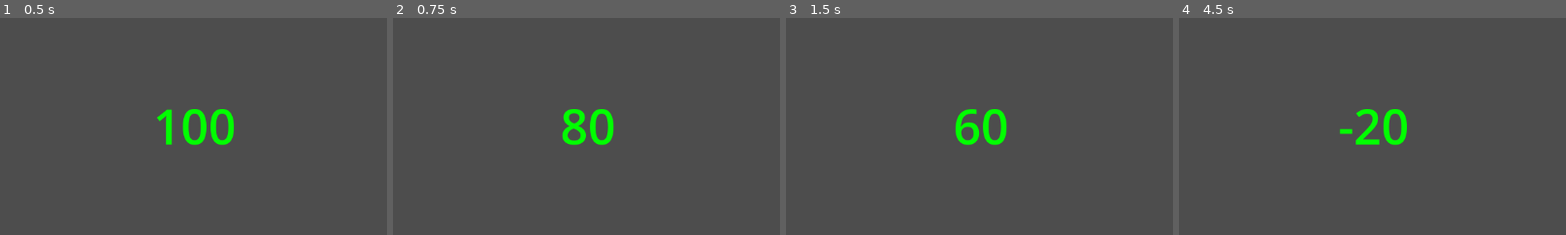
Above: before the commit, frames 1-4 (left to right).
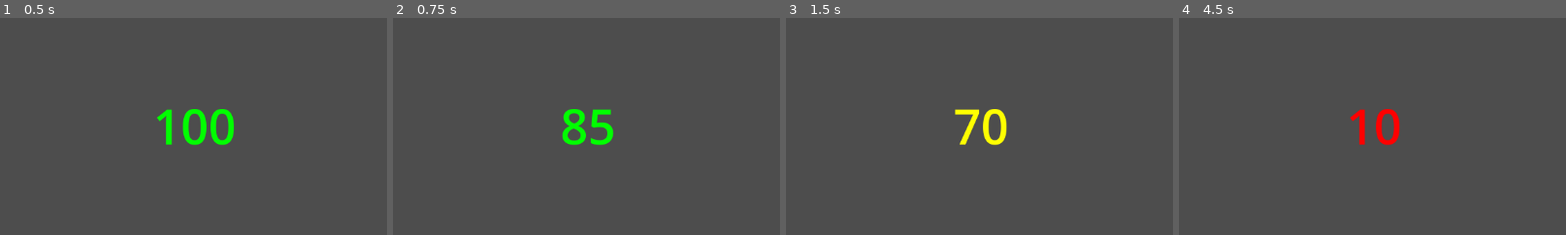
Above: after the commit, the same moments.

Repository: MayankP2100/GDScript
Game: Godot game, scene res://main.tscn
Same seed, same stepped clock (60 frames per second), same inputs: the game is played once before the commit and once after it.
Inputs:
- Up to frame 1 (0.5 s): no input
- Up to frame 2 (0.75 s): tap Enter at 0.5 s; hold Space (my_action) from 0.53 s (still down)
- Up to frame 3 (1.5 s): release Space (my_action) at 1.28 s; tap Space (my_action) at 1.35 s
- Up to frame 4 (4.5 s): tap Enter at 2, 3.5 s; hold Space (my_action) 2.03-2.78 s; tap Space (my_action) at 2.85, 4.35 s; hold Space (my_action) 3.53-4.28 s
The pictures show only the part of the screen within x 28-77%, y 25-75%; the shares and areas given below are measured in that part.

Frame 1 is identical in both runs. In frame 2, 0.4% of the frame differs, in the area x 50-58%, y 41-59%; in frame 3, 1.4%; in frame 4, 1.8%, in the area x 41-59%, y 41-59%.

Commit message:
5. if-statements
Implemented if-statements to color code the health label and stop health to drop below 0.

Diff:
--- a/main.gd
+++ b/main.gd
@@ -9,5 +9,18 @@
 
 func _input(event: InputEvent) -> void:
 	if event.is_action_pressed('my_action'):
-		health -= 20
+		health -= 15
+
+		if health < 0:
+			health = 0
+
+		if health > 70:
+			$Label.modulate = Color.GREEN
+		elif health <= 70 and health > 30:
+			$Label.modulate = Color.YELLOW
+		elif health <= 30 and health > 0:
+			$Label.modulate = Color.RED
+		elif health <= 0:
+			$Label.modulate = Color.BLACK
+
 		$Label.text = str(health)
